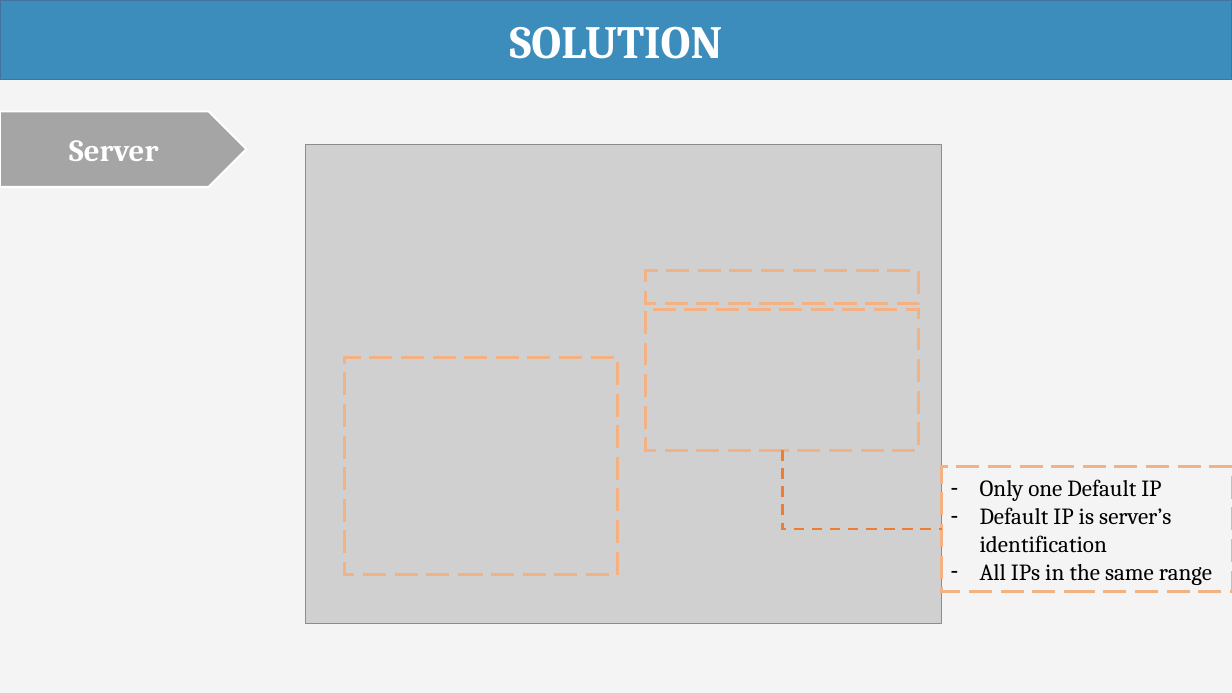
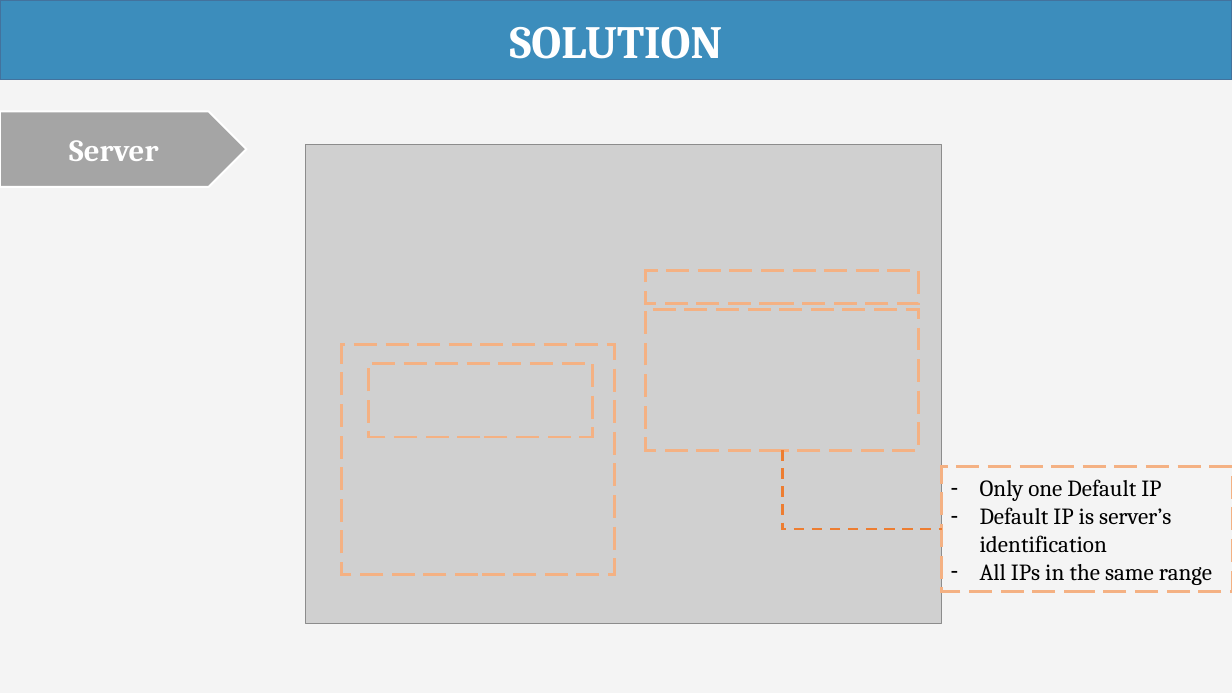
Before and after one commit to haltt051093/IMS-datacenter, a slide deck: slide 45 of Document/Presentation/IMS_20160408_Presentation.pptx (slide 43 before the commit). Drawn at 1232x693 pixels with LibreOffice and Linux fonts; fonts in the diff are those of the drawing; grey boxes stand for pictures. Boxes give left, top, right and bottom in pixels: in the first picture for what was removed or moved away, otherwise in the second. Text is boxed around its words. In the diff, an @@ line names an element or a change of style, - is before the commit and + after.

```diff
--- a/Document/Presentation/IMS_20160408_Presentation.pptx
+++ b/Document/Presentation/IMS_20160408_Presentation.pptx
@@ rectangle: place and size @@
-rectangle at <box>345,358,618,576</box>
+rectangle at <box>341,345,615,575</box>
@@ rectangle added at <box>368,363,592,437</box>, outline #F4B183 2.25 pt dashed @@
```
Also in this commit, not shown: 22 other slides changed, 3 slides added, 4 other files.
